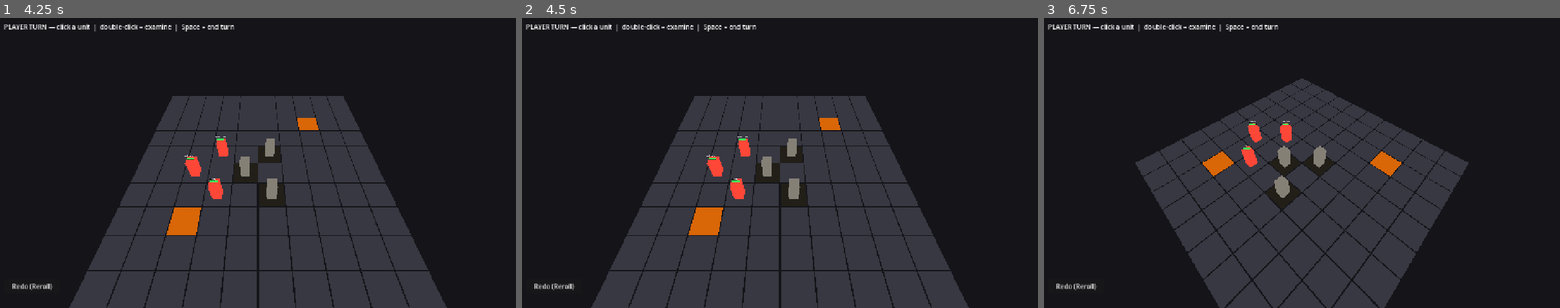
Above: before the commit, frames 1-3 (left to right).
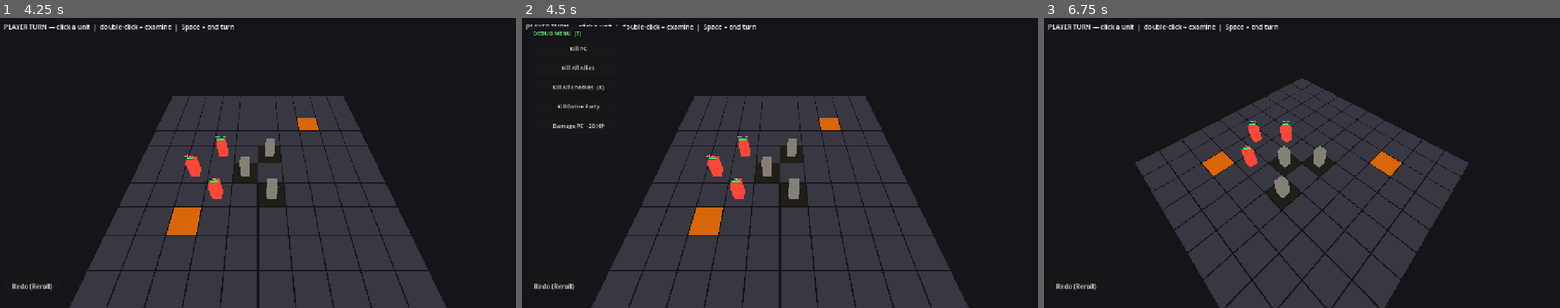
Above: after the commit, the same moments.

Repository: caleb-the-dev/RogueFinder
Game: Godot game, scene res://scenes/combat/CombatScene3D.tscn
Same seed, same stepped clock (60 frames per second), same inputs: the game is played once before the commit and once after it. This scene is started directly instead of the project's main scene. The engine's default icon, where the game draws it, is replaced by a stand-in: a white triangle on a blue panel in a dark square.
Inputs (mouse positions are in pixels of both pictures, inside the frame that each line leads up to):
- Up to frame 1 (4.25 s): click "Redo (Reroll)" at 0.5 s; tap A every 0.75 s from 1.25 to 3.5 s; move the mouse to (371, 148) at 1.27 s; hold Right 1.28-2 s; tap Q at 1.35 s; click (371, 148) at 1.42 s; tap Space at 1.52 s; drag from (154, 177) to (232, 221) at 2.02 s; move the mouse to (309, 99) at 2.77 s; hold Right 2.78-3.5 s; tap M at 2.85 s; drag from (232, 221) to (103, 119) at 3.52 s
- Up to frame 2 (4.5 s): tap A at 4.25 s; move the mouse to (934, 206) at 4.27 s; hold A from 4.28 s (still down); tap T at 4.35 s
- Up to frame 3 (6.75 s): tap Space at 4.52 s; release A at 5 s; click (1100, 49) at 5 s, where only the run after the commit has a clickable "Kill PC"; tap A at 5.75 s; drag from (1147, 119) to (1224, 90) at 5.77 s; move the mouse to (1327, 163) at 6.52 s; hold Down from 6.53 s (still down); tap E at 6.6 s; click (1327, 163) at 6.67 s

Frame 1 is identical in both runs. In frame 2, 0.6% of the frame differs, in the area x 1-21%, y 2-39%; in frame 3, nothing differs.

Commit message:
fix(debug): T key now opens debug menu on first press
CanvasLayer defaults to visible=true so toggling after build
was hiding it immediately. Return early after first build instead.

Co-Authored-By: Claude Sonnet 4.6 <noreply@anthropic.com>

Diff:
--- a/rogue-finder/scripts/combat/CombatManager3D.gd
+++ b/rogue-finder/scripts/combat/CombatManager3D.gd
@@ -1286,6 +1286,7 @@
 func _toggle_debug_menu() -> void:
 	if _debug_menu == null:
 		_build_debug_menu()
+		return  # just built = already visible
 	_debug_menu.visible = not _debug_menu.visible
 
 func _build_debug_menu() -> void:
